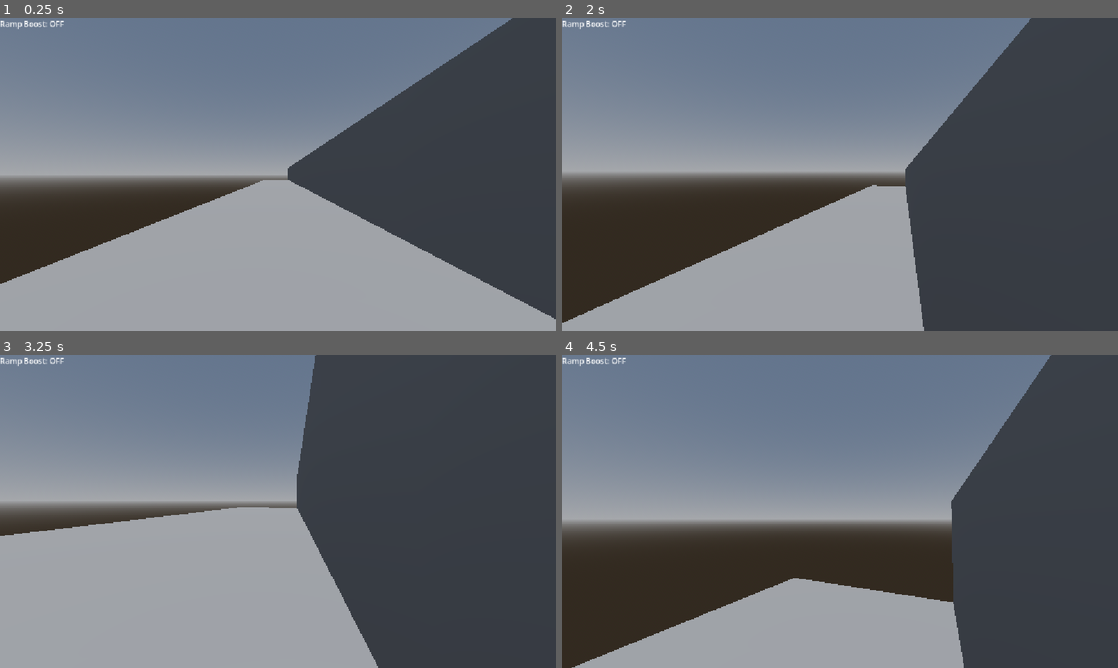
Above: before the commit, frames 1-4 (two rows, left to right).
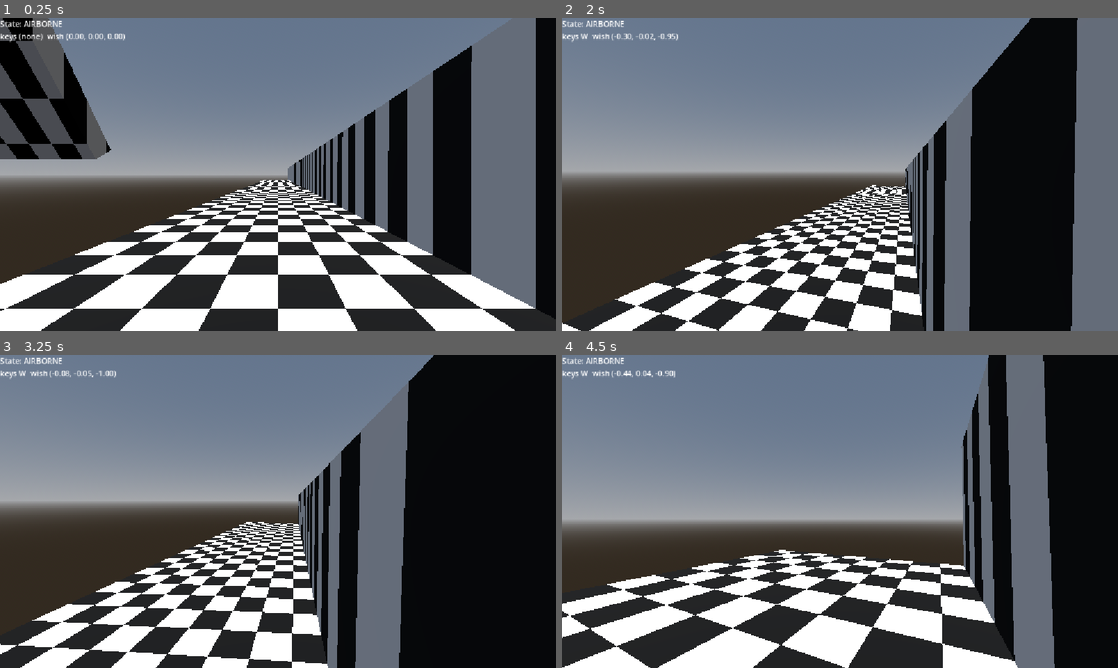
Above: after the commit, the same moments.

Repository: Dolphinos7/GodotSchmovementThing
Game: Godot game, scene res://node_3d.tscn
Same seed, same stepped clock (60 frames per second), same inputs: the game is played once before the commit and once after it.
Inputs (mouse positions are in pixels of both pictures, inside the frame that each line leads up to):
- Up to frame 1 (0.25 s): no input
- Up to frame 2 (2 s): tap Enter (ui_accept) at 0.5, 0.6, 0.77, 1.07, 1.35, 1.52, 1.82 s; move the mouse to (867, 174) at 0.52 s; hold W (move_forward) from 0.53 s (still down); move the mouse to (812, 174) at 1.27 s
- Up to frame 3 (3.25 s): keep holding W (move_forward); move the mouse to (289, 505) at 2.02 s; tap Enter (ui_accept) at 2.1, 2.85, 3.02 s; move the mouse to (272, 517) at 2.77 s
- Up to frame 4 (4.5 s): keep holding W (move_forward); tap Enter (ui_accept) at 3.32, 3.6, 3.77, 4.07, 4.35 s; move the mouse to (878, 514) at 3.52 s; move the mouse to (795, 508) at 4.27 s

The runs differ from the first frame. In frame 1, 62% of the frame differs, in the area x 0-100%, y 0-100%; in frame 2, 50%; in frame 3, 72%; in frame 4, 45%.

Commit message:
flick boosting?

Diff:
--- a/Schmove.gd
+++ b/Schmove.gd
@@ -1,17 +1,33 @@
 extends CharacterBody3D
 
 @onready var debug_label: Label = $"../CanvasLayer/DebugText"
+
+enum State { GROUNDED, AIRBORNE, SURFING }
 
 var mouse_sens = 0.3
 var camera_anglev=0
+var state: State = State.AIRBORNE
+
+# Ramp contact found during the *previous* move_and_slide() - collision data
+# isn't available until after a move, so this frame's state decision is based
+# on last frame's contact, same way is_on_floor() already works.
+var touching_ramp := false
+var ramp_normal := Vector3.ZERO
+var ramp_align := 0.0
+var prev_wish_tangent_dir := Vector3.ZERO
+var debug_wish_tangent_y := 0.0
+var debug_target_y := 0.0
+var debug_wish_dir := Vector3.ZERO
+
 const SPEED = 5.0
 const JUMP_VELOCITY = 9.0
 const AIR_ACCEL = 20.0
 const AIR_MAX_SPEED = 20.0
-const RAMP_BOOST_MIN_SPEED = 3.0
-const RAMP_BOOST_ACCEL = 30.0
-const RAMP_BOOST_MAX_SPEED = 20.0
-const RAMP_HOLD_ALIGNMENT_MIN = 0.1
+const RAMP_STICK_FORCE = 0.5
+const RAMP_STEER_RATE = 10.0
+const RAMP_TANGENT_MIN = 0.05
+const RAMP_CLIMB_ACCEL = 4.0
+const RAMP_FLICK_BOOST = 1.0
 
 # Called when the node enters the scene tree for the first time.
 func _ready() -> void:
@@ -32,39 +48,56 @@
 			$Schmeepera.rotate_x(deg_to_rad(changev))
 
 func _physics_process(delta: float) -> void:
-	# Add the gravity.
-	if not is_on_floor():
-		velocity += get_gravity() * delta
-
-	# Handle jump.
-	if Input.is_action_just_pressed("ui_accept") and is_on_floor():
-		velocity.y = JUMP_VELOCITY
-
-	# Get the input direction and handle the movement/deceleration.
+	# Get the input direction.
 	# As good practice, you should replace UI actions with custom gameplay actions.
 	var input_dir := Input.get_vector("move_left", "move_right", "move_forward", "move_back")
 	var direction := (transform.basis * Vector3(input_dir.x, 0, input_dir.y)).normalized()
 
 	var camera_basis: Basis = ($Schmeepera as Node3D).global_transform.basis
 
-	# Normal air-strafe wish direction - follows the actual input combo (camera
-	# basis with pitch included), so air strafing away from ramps is unaffected.
+	# Wish direction follows the actual input combo (camera basis with pitch
+	# included) - used by both air strafing and surf-state ramp interaction.
 	var air_wish_dir := Vector3.ZERO
 	if input_dir:
 		air_wish_dir = (camera_basis * Vector3(input_dir.x, 0, input_dir.y)).normalized()
-
-	if is_on_floor():
-		if direction:
-			velocity.x = direction.x * SPEED
-			velocity.z = direction.z * SPEED
-		else:
-			velocity.x = move_toward(velocity.x, 0, SPEED)
-			velocity.z = move_toward(velocity.z, 0, SPEED)
+	debug_wish_dir = air_wish_dir
+
+	_update_state()
+
+	if Input.is_action_just_pressed("ui_accept") and state == State.GROUNDED:
+		velocity.y = JUMP_VELOCITY
+
+	match state:
+		State.GROUNDED:
+			_process_grounded(direction)
+		State.AIRBORNE:
+			_process_airborne(air_wish_dir, delta)
+		State.SURFING:
+			_process_surfing(air_wish_dir, delta)
+
+	move_and_slide()
+	_scan_for_ramp_contact(air_wish_dir)
+	_update_debug_label()
+
+func _update_state() -> void:
+	if touching_ramp:
+		state = State.SURFING
+	elif is_on_floor():
+		state = State.GROUNDED
 	else:
-		_air_accelerate(air_wish_dir, delta)
-
-	move_and_slide()
-	_apply_ramp_boost(air_wish_dir, delta)
+		state = State.AIRBORNE
+
+func _process_grounded(direction: Vector3) -> void:
+	if direction:
+		velocity.x = direction.x * SPEED
+		velocity.z = direction.z * SPEED
+	else:
+		velocity.x = move_toward(velocity.x, 0, SPEED)
+		velocity.z = move_toward(velocity.z, 0, SPEED)
+
+func _process_airborne(wish_dir: Vector3, delta: float) -> void:
+	velocity += get_gravity() * delta
+	_air_accelerate(wish_dir, delta)
 
 func _air_accelerate(wish_dir: Vector3, delta: float) -> void:
 	if not wish_dir:
@@ -73,10 +106,79 @@
 	var add_speed: float = clamp(AIR_MAX_SPEED - current_speed, 0.0, AIR_ACCEL * delta)
 	velocity += wish_dir * add_speed
 
-func _apply_ramp_boost(wish_dir: Vector3, delta: float) -> void:
-	debug_label.text = "Ramp Boost: OFF"
+func _process_surfing(wish_dir: Vector3, delta: float) -> void:
+	# Gravity still pulls; the surf logic below decides how much survives.
+	velocity += get_gravity() * delta
+
+	# Strip only the into-surface component, keeping whatever tangential
+	# momentum you already had - touching a wall never discards speed you'd
+	# already built up, even if your current aim has no forward lean at all.
+	velocity -= ramp_normal * velocity.dot(ramp_normal)
+
+	# Keep a small bias pressed into the surface so next frame's
+	# move_and_slide() still registers contact - a purely tangential
+	# velocity can graze the ramp without re-triggering a collision, which
+	# is what was causing the surf/airborne state flicker.
+	velocity -= ramp_normal * RAMP_STICK_FORCE
+
 	if not wish_dir:
-		return # not holding any key at all - never boost
+		prev_wish_tangent_dir = Vector3.ZERO
+		debug_wish_tangent_y = 0.0
+		debug_target_y = 0.0
+		return
+
+	var wish_tangent: Vector3 = wish_dir - ramp_normal * wish_dir.dot(ramp_normal)
+	debug_wish_tangent_y = wish_tangent.y
+	if wish_tangent.length() < RAMP_TANGENT_MIN:
+		# No meaningful lean along the surface at all (aiming dead-on
+		# perpendicular) - nothing to steer toward, so hover instead of
+		# steering toward a noisy near-zero direction.
+		velocity.y = 0.0
+		prev_wish_tangent_dir = Vector3.ZERO
+		debug_target_y = 0.0
+		return
+
+	# Steer the conserved speed toward wherever your aim projects onto the
+	# ramp surface - gradual, not instant, so turning into/along the slope
+	# redirects momentum into a climb. This is the only place vertical
+	# velocity changes while leaning into a climb, so it's no longer fighting
+	# a separate damping step every frame.
+	var speed: float = velocity.length()
+	if speed < 0.01:
+		return
+	var steer_weight: float = clamp(RAMP_STEER_RATE * delta, 0.0, 1.0)
+	var new_dir: Vector3 = velocity.normalized().slerp(wish_tangent.normalized(), steer_weight)
+	var target: Vector3 = new_dir * speed
+
+	# No static angle ever climbs - holding steady only ever trends toward
+	# flat (dead-on, align=1) or descending (leaning away, align->0 at the
+	# gate edge). align^2 - 1 is 0 at dead-on and increasingly negative the
+	# further you lean, so the baseline never pulls you upward on its own.
+	var climb_bias: float = ramp_align * ramp_align - 1.0
+	target.y = climb_bias * speed
+	debug_target_y = target.y
+
+	# How fast your aim itself is rotating (radians/sec) - this is the only
+	# source of upward motion. Holding a steady angle (turn_rate ~ 0) just
+	# follows the baseline above; a sharp flick converts existing speed into
+	# a direct upward kick, like using your momentum to jump off the ramp.
+	var wish_tangent_dir: Vector3 = wish_tangent.normalized()
+	var turn_rate: float = 0.0
+	if prev_wish_tangent_dir and delta > 0.0:
+		turn_rate = prev_wish_tangent_dir.angle_to(wish_tangent_dir) / delta
+	prev_wish_tangent_dir = wish_tangent_dir
+
+	velocity.x = target.x
+	velocity.z = target.z
+	velocity.y = move_toward(velocity.y, target.y, RAMP_CLIMB_ACCEL * delta)
+	velocity.y += turn_rate * speed * RAMP_FLICK_BOOST * delta
+
+func _scan_for_ramp_contact(wish_dir: Vector3) -> void:
+	touching_ramp = false
+	ramp_normal = Vector3.ZERO
+	ramp_align = 0.0
+	if not wish_dir:
+		return # not holding any key at all - never counts as surfing
 
 	for i in get_slide_collision_count():
 		var collision := get_slide_collision(i)
@@ -84,34 +186,46 @@
 		if normal.angle_to(Vector3.UP) <= floor_max_angle:
 			continue # walkable floor, not a ramp face
 
-		# How directly your held input pushes into this surface, measured
-		# horizontally only - the ramp's own incline angle is intentionally
-		# excluded, so a 60-degree ramp and a 90-degree wall feel the same
-		# when you're facing toward them. 0 = purely along it, 1 = dead-on.
+		# Only "stick" if you're actually pushing into the surface (full 3D,
+		# not flattened) - holding away from it should just fall back to
+		# plain air strafing, not be governed by surf logic at all.
+		if wish_dir.dot(normal) >= 0.0:
+			continue
+
+		touching_ramp = true
+		ramp_normal = normal
+
 		var flat_wish: Vector3 = Vector3(wish_dir.x, 0, wish_dir.z)
 		var flat_normal: Vector3 = Vector3(normal.x, 0, normal.z)
-		if not flat_wish or not flat_normal:
-			continue
-		var align: float = flat_wish.normalized().dot(-flat_normal.normalized())
-		if align <= RAMP_HOLD_ALIGNMENT_MIN:
-			continue
-
-		# Damp existing vertical velocity toward zero, in proportion to how
-		# perpendicular you're pushing - fully perpendicular zeroes it
-		# outright regardless of how fast you were already falling.
-		velocity.y = lerp(velocity.y, 0.0, align)
-
-		# Redirect velocity along the ramp surface, then accelerate it toward
-		# RAMP_BOOST_MAX_SPEED a little each tick - staying on the ramp longer
-		# keeps building speed, but it levels off instead of compounding.
-		var along_ramp: Vector3 = velocity - normal * velocity.dot(normal)
-		var speed: float = along_ramp.length()
-		if speed < RAMP_BOOST_MIN_SPEED:
-			debug_label.text = "Ramp Boost: ON (holding, align %.2f)" % align
-			break
-
-		var dir: Vector3 = along_ramp / speed
-		var add_speed: float = clamp(RAMP_BOOST_MAX_SPEED - speed, 0.0, RAMP_BOOST_ACCEL * delta)
-		velocity = dir * (speed + add_speed)
-		debug_label.text = "Ramp Boost: ON (%.1f m/s, align %.2f)" % [speed + add_speed, align]
+		if flat_wish and flat_normal:
+			ramp_align = flat_wish.normalized().dot(-flat_normal.normalized())
 		break
+
+func _held_keys_string() -> String:
+	var keys: Array[String] = []
+	if Input.is_action_pressed("move_forward"):
+		keys.append("W")
+	if Input.is_action_pressed("move_back"):
+		keys.append("S")
+	if Input.is_action_pressed("move_left"):
+		keys.append("A")
+	if Input.is_action_pressed("move_right"):
+		keys.append("D")
+	if keys.is_empty():
+		return "(none)"
+	return " ".join(keys)
+
+func _update_debug_label() -> void:
+	var input_line: String = "keys %s  wish (%.2f, %.2f, %.2f)" % [
+		_held_keys_string(), debug_wish_dir.x, debug_wish_dir.y, debug_wish_dir.z
+	]
+	match state:
+		State.GROUNDED:
+			debug_label.text = "State: GROUNDED\n%s" % input_line
+		State.AIRBORNE:
+			debug_label.text = "State: AIRBORNE\n%s" % input_line
+		State.SURFING:
+			debug_label.text = "State: SURFING\n%s\nalign %.2f  vel.y %.2f\nwish_tangent.y %.2f  target.y %.2f\nnormal (%.2f, %.2f, %.2f)" % [
+				input_line, ramp_align, velocity.y, debug_wish_tangent_y, debug_target_y,
+				ramp_normal.x, ramp_normal.y, ramp_normal.z
+			]
--- /dev/null
+++ b/node_3d.gdshader
@@ -0,0 +1,21 @@
+shader_type spatial;
+
+varying vec3 world_pos;
+
+void vertex() {
+	// Called for every vertex the material is visible on.
+	world_pos = (MODEL_MATRIX * vec4(VERTEX, 1.0)).xyz;
+}
+
+void fragment() {
+	// Called for every pixel the material is visible on.
+	float scale = 1.0; // world units per cell
+	vec2 cell = floor(world_pos.xz * scale);
+	float checker = mod(cell.x + cell.y, 2.0);
+	ALBEDO = vec3(checker);
+}
+
+//void light() {
+//	// Called for every pixel for every light affecting the material.
+//	// Uncomment to replace the default light processing function with this one.
+//}
--- a/node_3d.tscn
+++ b/node_3d.tscn
@@ -1,6 +1,15 @@
 [gd_scene format=3 uid="uid://bly1keom2o7e"]
 
 [ext_resource type="Script" uid="uid://bhcqaag0xc0" path="res://Schmove.gd" id="1_a202f"]
+[ext_resource type="Shader" uid="uid://drgt6641jf3ph" path="res://node_3d.gdshader" id="1_noarx"]
+
+[sub_resource type="ShaderMaterial" id="ShaderMaterial_noarx"]
+render_priority = 0
+shader = ExtResource("1_noarx")
+
+[sub_resource type="ShaderMaterial" id="ShaderMaterial_a0tk4"]
+render_priority = 0
+shader = ExtResource("1_noarx")
 
 [sub_resource type="CapsuleShape3D" id="CapsuleShape3D_gvi02"]
 
@@ -18,26 +27,62 @@
 [node name="StartingPlatform" type="CSGBox3D" parent="." unique_id=1585047234]
 transform = Transform3D(10, 0, 0, 0, 1, 0, 0, 0, 151.35776, 0, 6.7852335, 0)
 use_collision = true
+material = SubResource("ShaderMaterial_noarx")
 
 [node name="StartingPlatform2" type="CSGBox3D" parent="." unique_id=998609187]
 transform = Transform3D(-0.01745386, 0.9999984, 0, -9.999985, -0.0017453859, 0, 0, 0, 151.35774, 4.286783, 6.7852335, 0)
 use_collision = true
+material = SubResource("ShaderMaterial_noarx")
 
 [node name="Ramp1" type="CSGBox3D" parent="." unique_id=1830246044]
 transform = Transform3D(10, 0, 0, 0, 0.5284383, 8.489717, 0, -0.84897166, 5.2843833, -13.408764, 5.3094645, 3.2776985)
 use_collision = true
+material = SubResource("ShaderMaterial_noarx")
+
+[node name="Ramp7" type="CSGBox3D" parent="." unique_id=1949275128]
+transform = Transform3D(10, 0, 0, 0, 0.5284383, 8.489717, 0, -0.84897166, 5.2843833, -87.540436, 81.511154, -13.743711)
+use_collision = true
+material = SubResource("ShaderMaterial_noarx")
+
+[node name="Ramp8" type="CSGBox3D" parent="." unique_id=1440138390]
+transform = Transform3D(10, 0, 0, 0, 0.5284383, 8.489717, 0, -0.84897166, 5.2843833, -47.111977, 54.555428, 18.920368)
+use_collision = true
+material = SubResource("ShaderMaterial_noarx")
+
+[node name="Ramp9" type="CSGBox3D" parent="." unique_id=1181203791]
+transform = Transform3D(10, 0, 0, 0, 0.5284383, 8.489717, 0, -0.84897166, 5.2843833, -27.88308, 41.873966, -18.635696)
+use_collision = true
+material = SubResource("ShaderMaterial_noarx")
+
+[node name="Ramp10" type="CSGBox3D" parent="." unique_id=761933598]
+transform = Transform3D(10, 0, 0, 0, 0.5284383, 8.489717, 0, -0.84897166, 5.2843833, -13.408764, 26.34232, 3.2776985)
+use_collision = true
+material = SubResource("ShaderMaterial_noarx")
+
+[node name="Ramp11" type="CSGBox3D" parent="." unique_id=602868242]
+transform = Transform3D(10, 0, 0, 0, 0.5284383, 8.489717, 0, -0.84897166, 5.2843833, -13.408764, 14.461266, -7.193824)
+use_collision = true
+material = SubResource("ShaderMaterial_noarx")
 
 [node name="Ramp4" type="CSGBox3D" parent="." unique_id=645301887]
-transform = Transform3D(10, 0, 0, 0, -4.371139e-08, -10, 0, 1, -4.371139e-07, -13.408764, 5.3094645, -5.2013836)
+transform = Transform3D(9.999999, 0, 0, 0, -4.3711385e-08, -9.999999, 0, 0.99999994, -4.3711384e-07, -13.408764, 5.3094645, -5.2013836)
 use_collision = true
+material = SubResource("ShaderMaterial_noarx")
+
+[node name="Ramp5" type="CSGBox3D" parent="." unique_id=1832282128]
+transform = Transform3D(58.141254, 0, 0, 0, 0.2592177, 21.715748, 0, 0.33386147, -16.860603, -86.10516, -53.81817, 6.601597)
+use_collision = true
+material = SubResource("ShaderMaterial_noarx")
 
 [node name="Ramp2" type="CSGBox3D" parent="." unique_id=87222236]
-transform = Transform3D(40, 0, 0, 0, 0.5284383, -8.489717, 0, 0.84897166, 5.2843833, -42.216515, -4.179264, -4.137393)
+transform = Transform3D(36.81682, -0.20658222, 3.3188825, 15.637189, 0.4863855, -7.8141093, 0, 0.8489717, 5.284383, -42.216515, -4.179264, -4.137393)
 use_collision = true
+material = SubResource("ShaderMaterial_noarx")
 
 [node name="Ramp3" type="CSGBox3D" parent="." unique_id=1471493043]
-transform = Transform3D(25.871592, 0.7626684, 0, -16.120928, 0.34178853, -8.489717, -25.899353, 0.5491062, 5.2843833, -78.536, 1.9344425, 8.447)
+transform = Transform3D(25.871592, 0.7626684, 0, -16.120928, 0.34178853, -8.489717, -25.899353, 0.5491062, 5.2843833, -79.71722, -25.417906, 12.44233)
 use_collision = true
+material = SubResource("ShaderMaterial_a0tk4")
 
 [node name="Schmeep" type="CharacterBody3D" parent="." unique_id=1731043971]
 transform = Transform3D(1, 0, 0, 0, 1, 0, 0, 0, 1, 0, 9.585303, 0)
Not shown, added: node_3d.gdshader.uid
